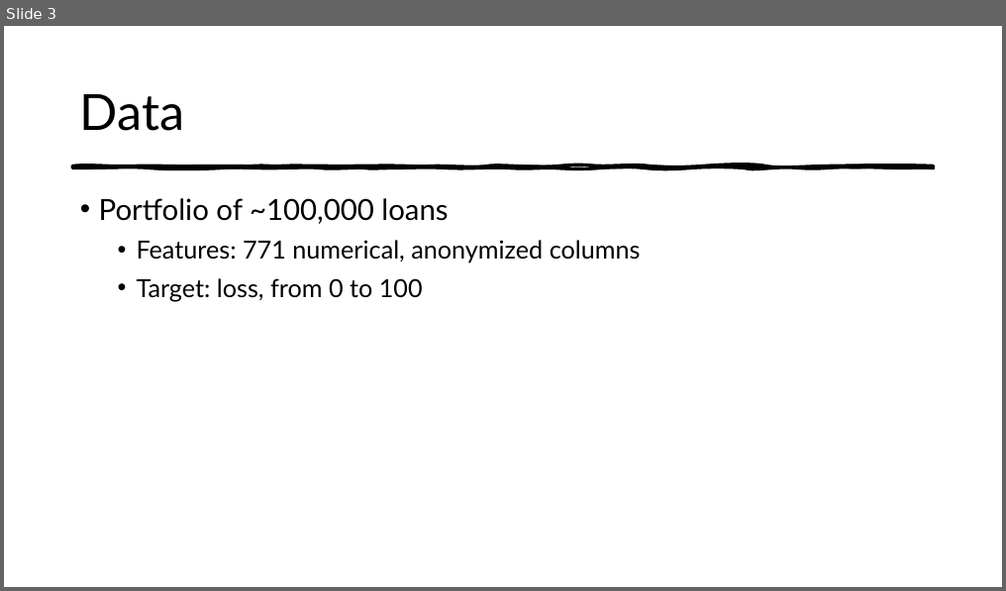
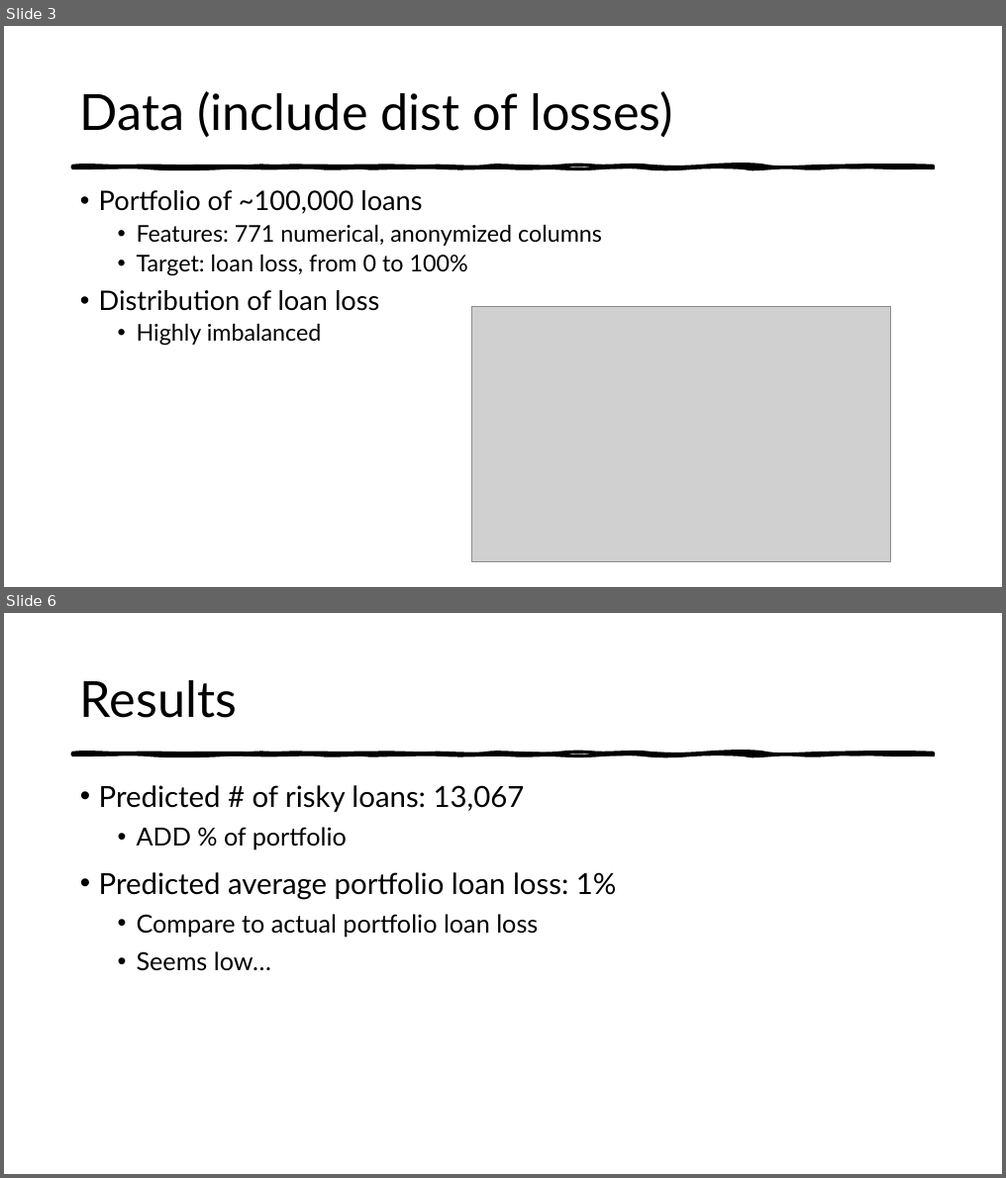
Before and after one commit to mdominguez2010/Loan-Loss, a slide deck: presentation/mvp .pptx. Shown one above the other, each under a label of ours: slide 3 before the commit, slides 3 and 6 after it; the slides between them are not shown. The pictures are 1006x591 and 1006x1178 pixels, drawn with LibreOffice and Linux fonts; fonts in the diff are those of the drawing; grey boxes stand for pictures. Boxes give left, top, right and bottom in pixels: in the first picture for what was removed or moved away, otherwise in the second. Text is boxed around its words. In the diff, an @@ line names an element or a change of style, - is before the commit and + after.

```diff
--- a/presentation/mvp .pptx
+++ b/presentation/mvp .pptx
@@ slide 6 added at [4,613,1002,1174], background #FFFFFF; not listed: 1 template element that a slide beside it also shows @@
@@ title added at [80,680,237,718], 48 pt, text #000000 @@
+Results
@@ text added at [99,785,617,971], 28 pt, text #000000 @@
+• Predicted # of risky loans: 13,067
+  • ADD % of portfolio
+• Predicted average portfolio loan loss: 1%
+  • Compare to actual portfolio loan loss
+  • Seems low…
@@ slide 3 changed as well @@
@@ title at [80,91,673,138]: text changed @@
-Data
+Data (include dist of losses)
@@ text at [99,190,602,246]: size 28 to 25.9 pt in "Portfolio of ~100,000 loans"; size 24 to 22.2 pt in "Features: 771 numerical, anonymized columns"; line spacing 1.1 to 0.9 @@
@@ text at [99,255,468,346]: text changed; size 24 to 22.2 pt @@
-  • Target: loss, from 0 to 100
+  • Target: loan loss, from 0 to 100%
+• Distribution of loan loss
+  • Highly imbalanced
@@ picture added at [472,307,891,562] @@
```
Also in this commit, not shown: 7 other slides changed, 1 other slide added, 1 slide removed, 1 other file.
